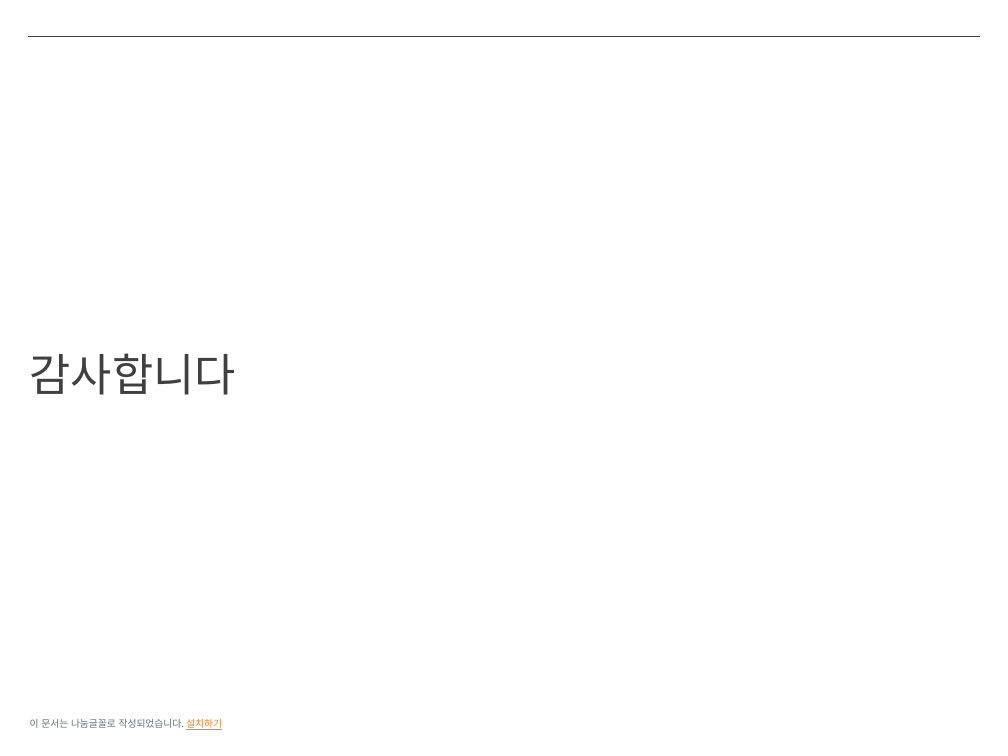
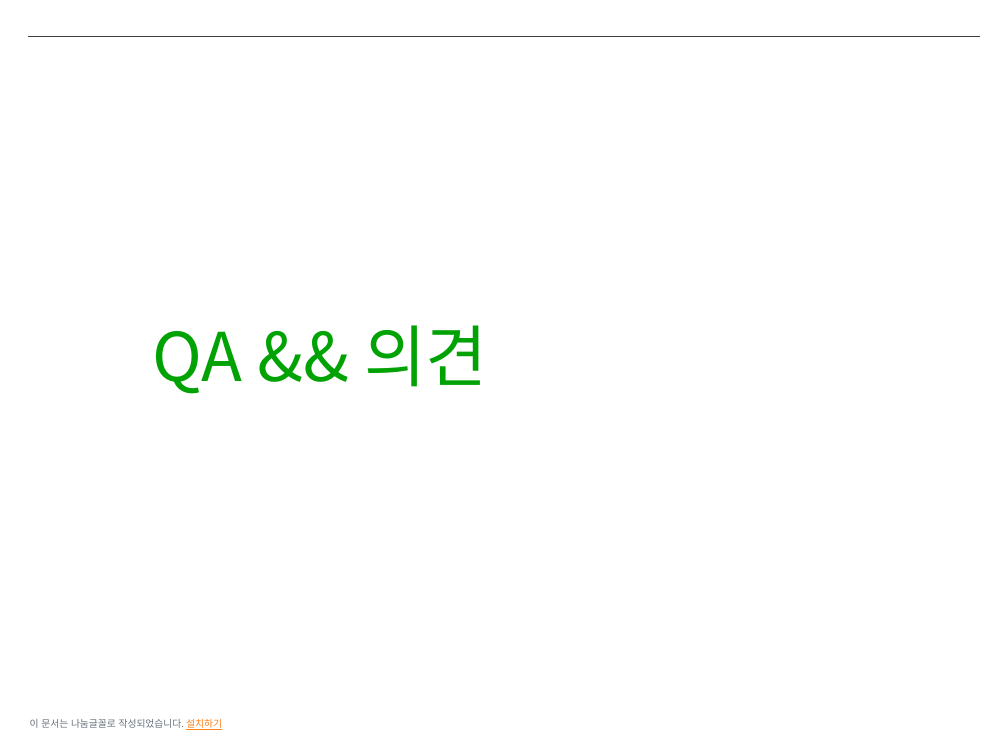
Before and after one commit to Song-InSeok/Akropolis, a slide deck: slide 15 of document/Mid_Presentation_templet.pptx (slide 20 before the commit). Drawn at 1008x756 pixels with LibreOffice and Linux fonts; fonts in the diff are those of the drawing. Boxes give left, top, right and bottom in pixels: in the first picture for what was removed or moved away, otherwise in the second. Text is boxed around its words. In the diff, an @@ line names an element or a change of style, - is before the commit and + after.

```diff
--- a/document/Mid_Presentation_templet.pptx
+++ b/document/Mid_Presentation_templet.pptx
@@ text at (153, 325, 488, 394): text changed; size 32 to 48 pt; text colour #404040 to #00A204 @@
-감사합니다
+QA && 의견
```
Also in this commit, not shown: 5 other slides changed, 1 slide added, 6 slides removed.
